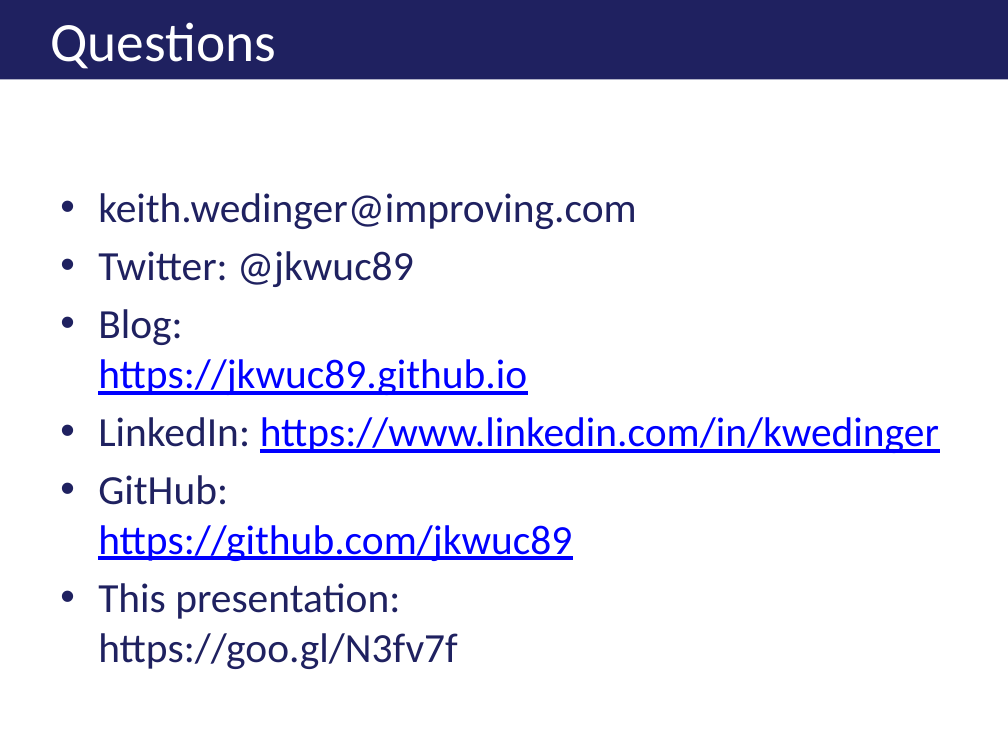
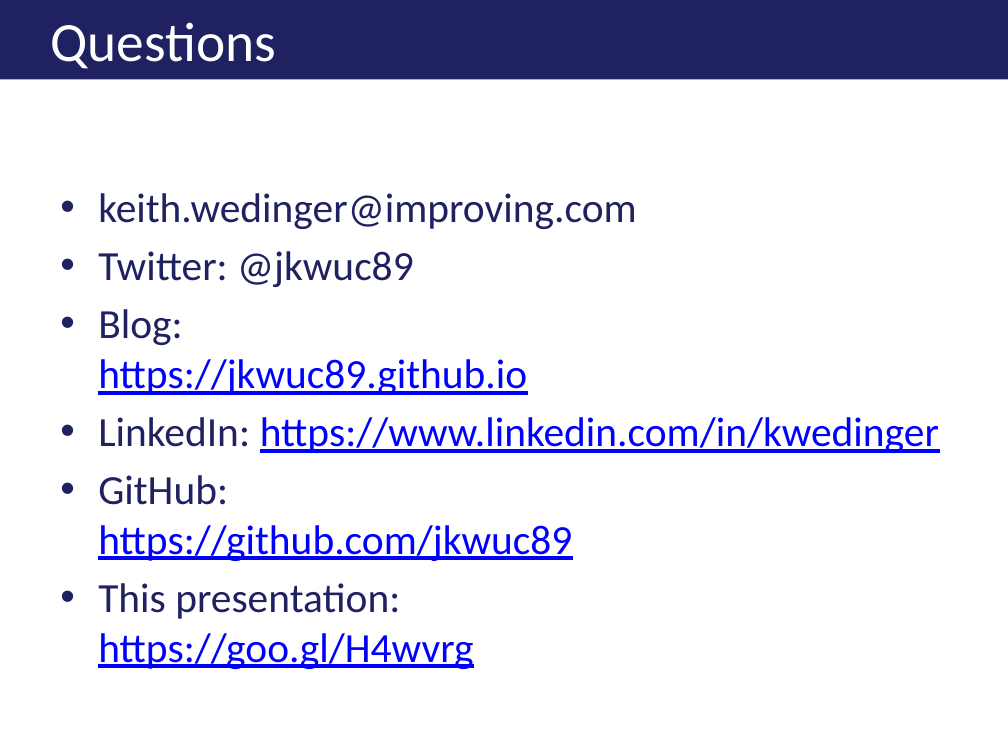
Before and after one commit to jkwuc89/Presentations, a slide deck: slide 18 of Living on borrowed time; or Dude, where are the docs.pptx (slide 17 before the commit). Drawn at 1008x756 pixels with LibreOffice and Linux fonts; fonts in the diff are those of the drawing; background and template pictures are left out. Boxes give left, top, right and bottom in pixels: in the first picture for what was removed or moved away, otherwise in the second. Text is boxed around its words. In the diff, an @@ line names an element or a change of style, - is before the commit and + after.

```diff
--- a/Living on borrowed time; or Dude, where are the docs.pptx
+++ b/Living on borrowed time; or Dude, where are the docs.pptx
@@ text at [98,583,473,669]: text changed; text colour #1F2160 to #0000FF @@
-• This presentation:
-  https://goo.gl/N3fv7f
+• This presentation:
+  https://goo.gl/H4wvrg
```
Also in this commit, not shown: 1 other slide changed, 1 slide added.
